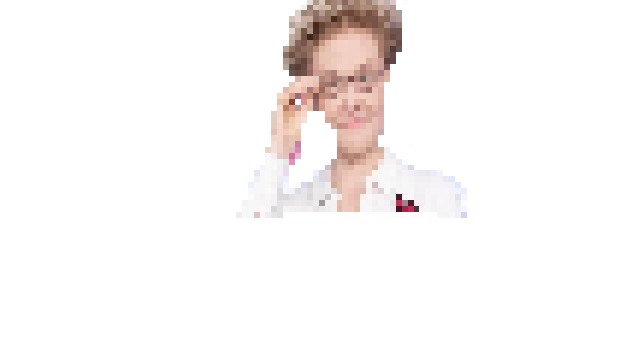
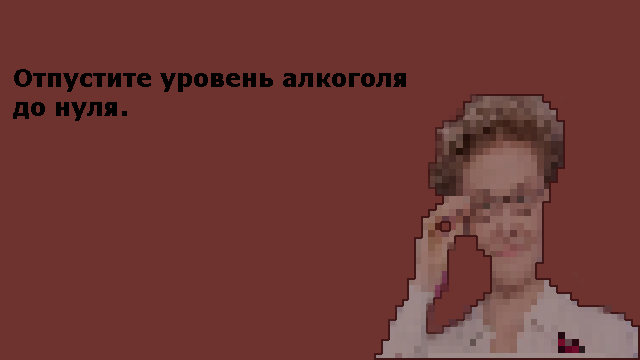
Before/after of a 640×360 layered artwork. What changed in the layer stack:
added layer "Отпустите уровень алкоголя до нуля." above "Слой 2" over 13, 69, 406, 121
painted on "Слой 2" over 236, 0, 640, 360
painted on "Фон" over 0, 0, 640, 360
